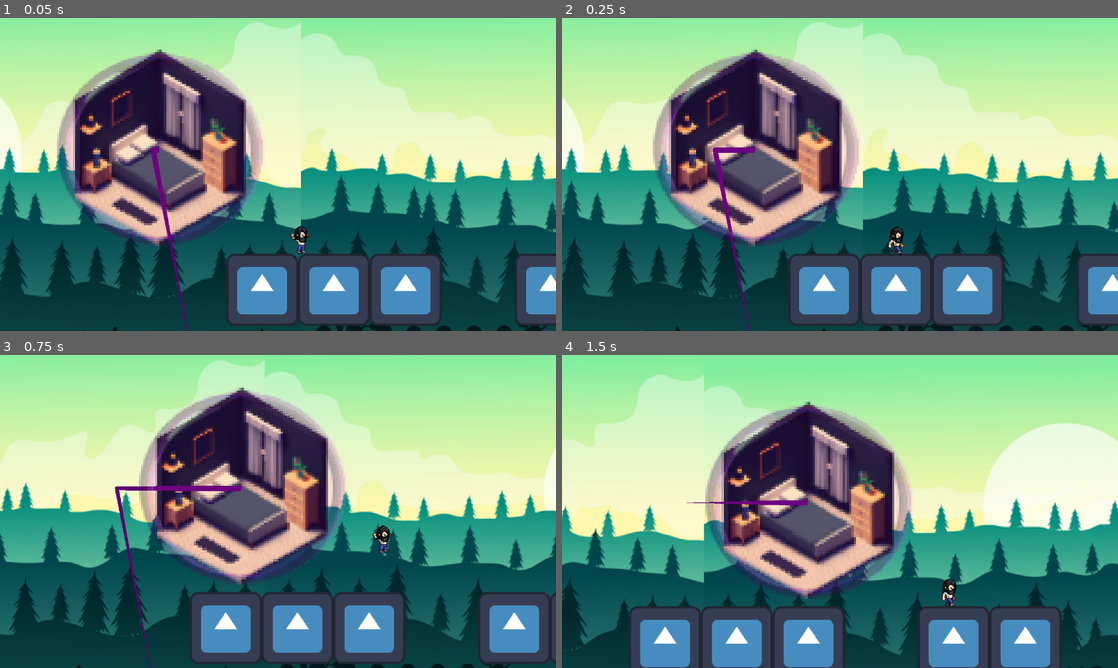
Above: before the commit, frames 1-4 (two rows, left to right).
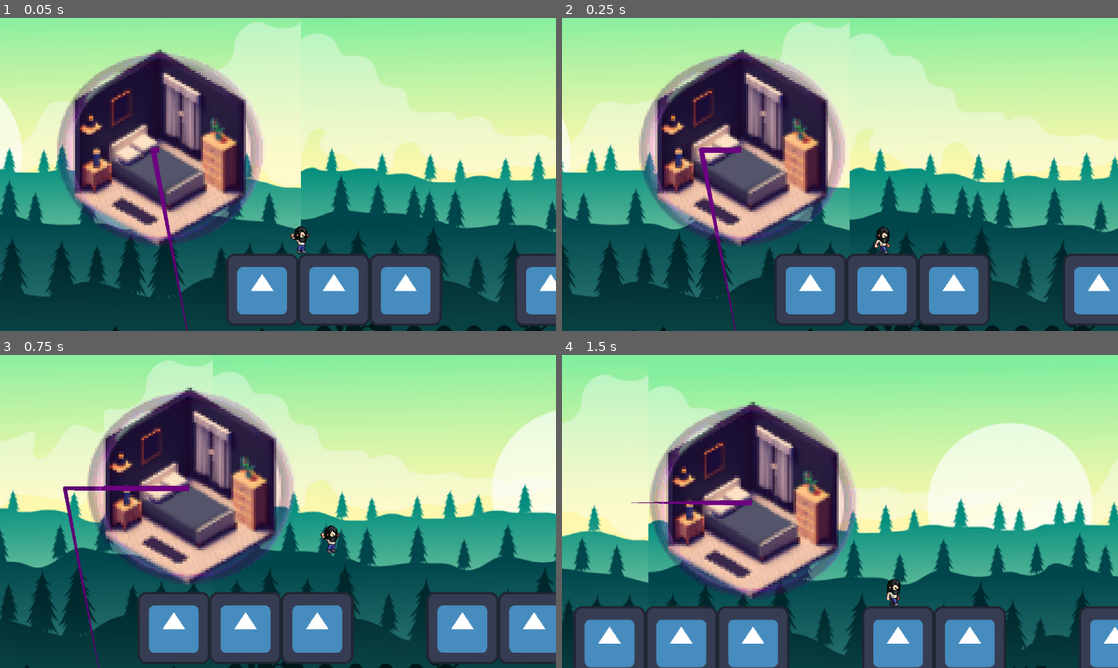
Above: after the commit, the same moments.

Repository: Narrop/Jame-Gam-17
Game: Godot game, scene res://Scenes/Levels/Level1.tscn
Two runs of this game, one before a commit and one after it. Both use one fixed random seed, a clock stepped at 60 frames per second and the inputs below. The engine's default icon, where the game draws it, is replaced by a stand-in: a white triangle on a blue panel in a dark square.
Inputs:
- Up to frame 1 (0.05 s): no input
- Up to frame 2 (0.25 s): no input
- Up to frame 3 (0.75 s): tap Enter (ui_accept) at 0.5 s; hold Right (ui_right) from 0.53 s (still down)
- Up to frame 4 (1.5 s): keep holding Right (ui_right); tap Enter (ui_accept) at 0.77 s

Frame 1 is identical in both runs. In frame 2, 34% of the frame differs, in the area x 0-100%, y 1-100%; in frame 3, 49%; in frame 4, 50%, in the area x 0-100%, y 6-100%.

Commit message:
Update Level1.tscn

Diff:
--- a/Scenes/Levels/Level1.tscn
+++ b/Scenes/Levels/Level1.tscn
@@ -32,5 +32,4 @@
 position = Vector2(-41, -109)
 zoom = Vector2(1.3, 1.3)
 position_smoothing_enabled = true
-drag_horizontal_enabled = true
 drag_vertical_enabled = true
